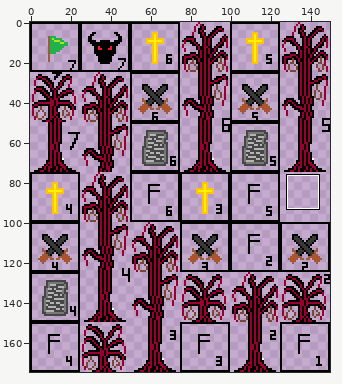
Two versions of one sprite sheet, art/Violence-Fraud tileset.png. Above: a wide view before the commit, with the close-up outlined.
Close-up. Earlier state:
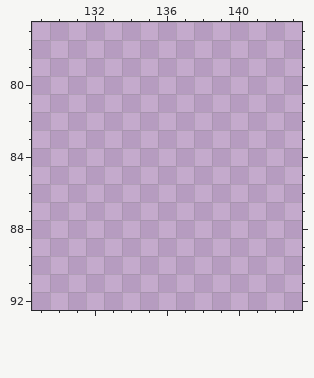
The file is 150x175 pixels. Shown: x 129..143, y 77..92. The commit also changed other parts of the picture, which this record leaves out.
And afterwards:
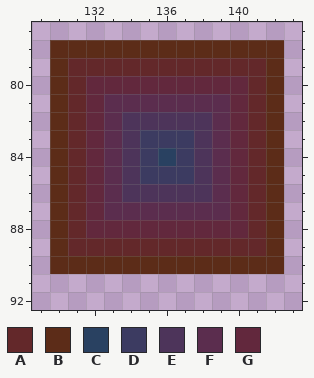
Palette (. is transparent): A #63282a  B #5c2c18  C #294161  D #3c3b61  E #4d345a  F #5b2d4e  G #62283d
Changes in this commit:
{"y":78,"x":130,"old":".............","new":"BBBBBBBBBBBBB"}
{"y":79,"x":130,"old":".............","new":"BAAAAAAAAAAAB"}
{"y":80,"x":130,"old":".............","new":"BAGGGGGGGGGAB"}
{"y":81,"x":130,"old":".............","new":"BAGFFFFFFFGAB"}
{"y":82,"x":130,"old":".............","new":"BAGFEEEEEFGAB"}
{"y":83,"x":130,"old":".............","new":"BAGFEDDDEFGAB"}
{"y":84,"x":130,"old":".............","new":"BAGFEDCDEFGAB"}
{"y":85,"x":130,"old":".............","new":"BAGFEDDDEFGAB"}
{"y":86,"x":130,"old":".............","new":"BAGFEEEEEFGAB"}
{"y":87,"x":130,"old":".............","new":"BAGFFFFFFFGAB"}
{"y":88,"x":130,"old":".............","new":"BAGGGGGGGGGAB"}
{"y":89,"x":130,"old":".............","new":"BAAAAAAAAAAAB"}
{"y":90,"x":130,"old":".............","new":"BBBBBBBBBBBBB"}
{"label":"added","picture_box":[50,40,284,274]}
